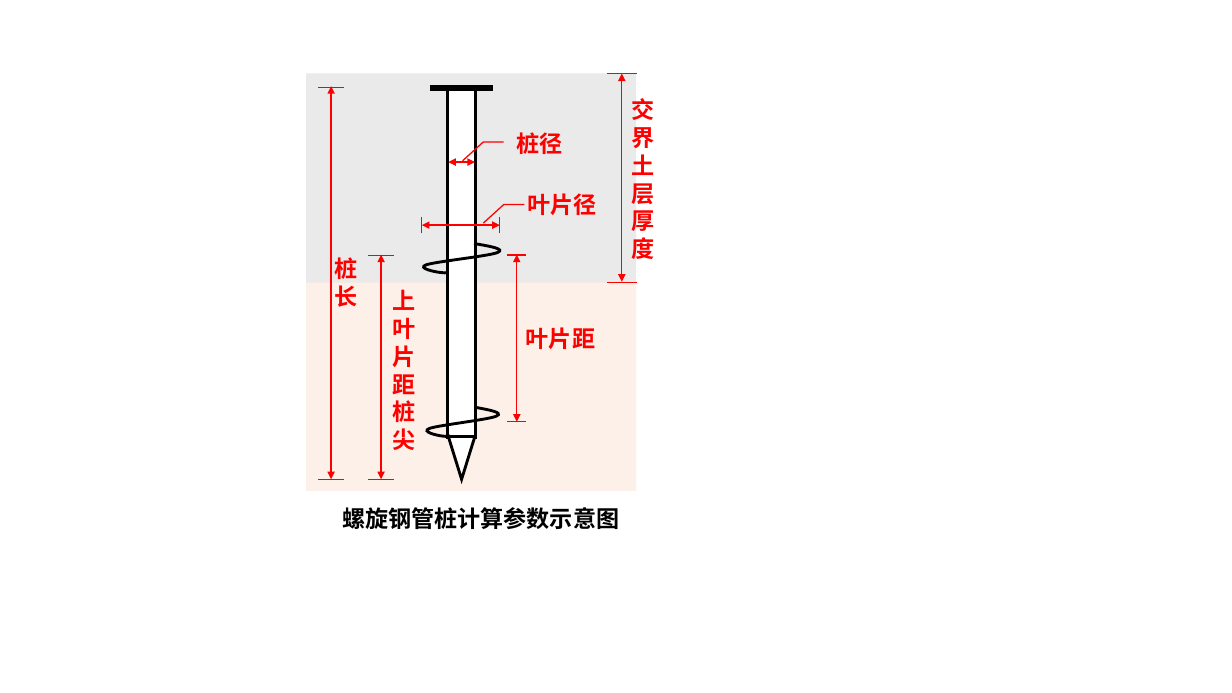
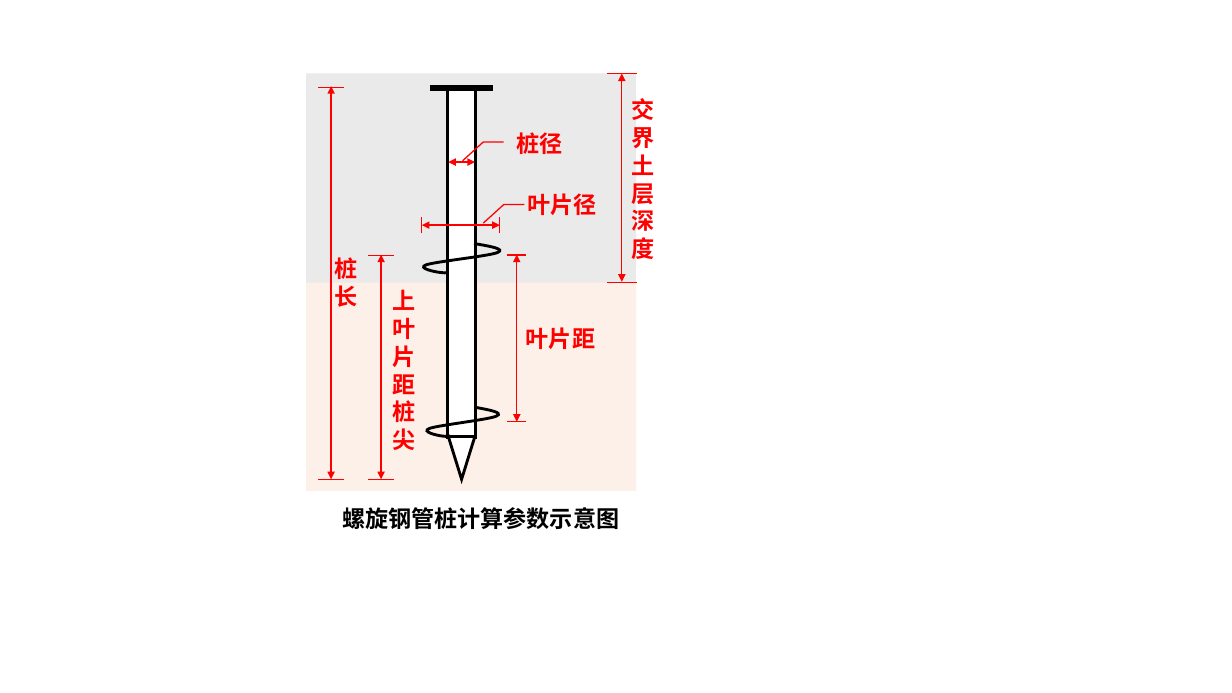
Before and after one commit to Learners506/VScode, a slide deck: slide 6 of Foundation/新建Microsoft PowerPoint 演示文稿.pptx (slide 5 before the commit). Drawn at 1232x693 pixels with LibreOffice and Linux fonts; fonts in the diff are those of the drawing. Boxes give left, top, right and bottom in pixels: in the first picture for what was removed or moved away, otherwise in the second. Text is boxed around its words. In the diff, an @@ line names an element or a change of style, - is before the commit and + after.

```diff
--- a/Foundation/新建Microsoft PowerPoint 演示文稿.pptx
+++ b/Foundation/新建Microsoft PowerPoint 演示文稿.pptx
@@ text at box(631, 98, 654, 263): text changed @@
-交界土层厚度
+交界土层深度
```
Also in this commit, not shown: 1 other slide changed, 7 slides added, 25 other files.
